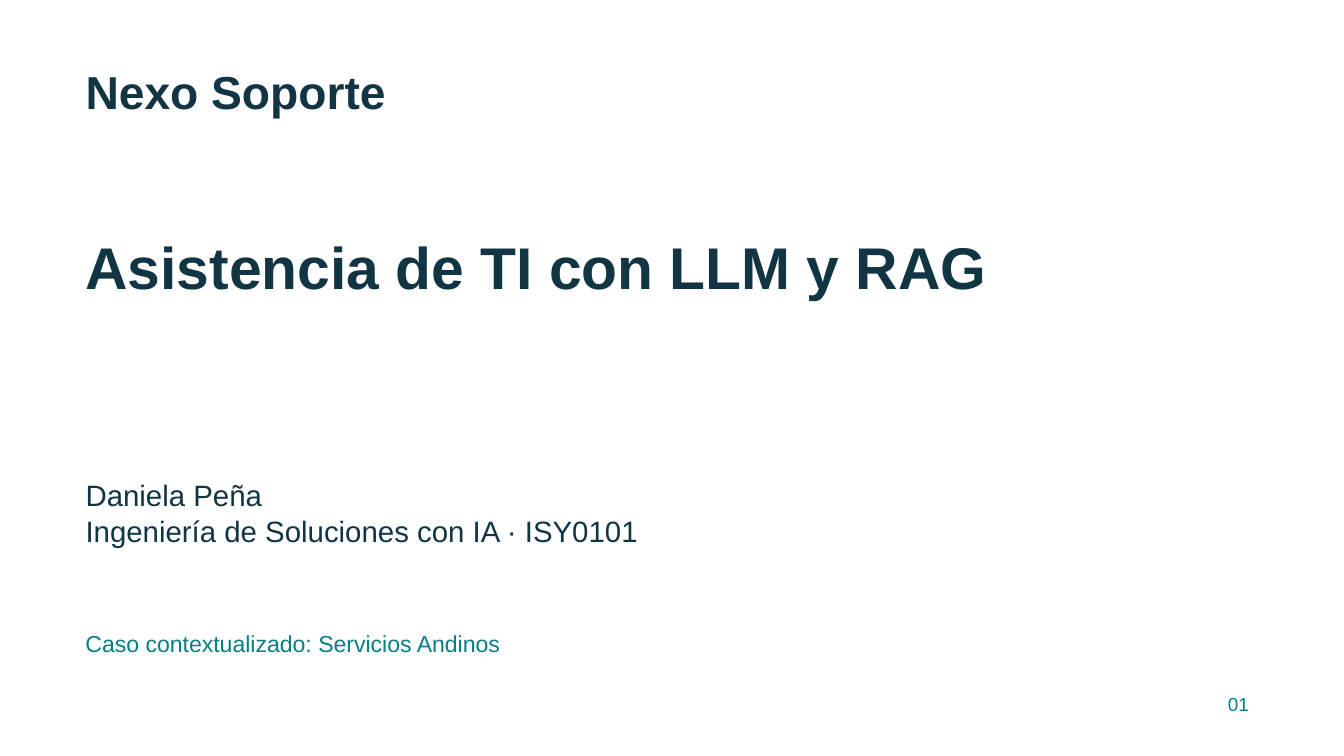
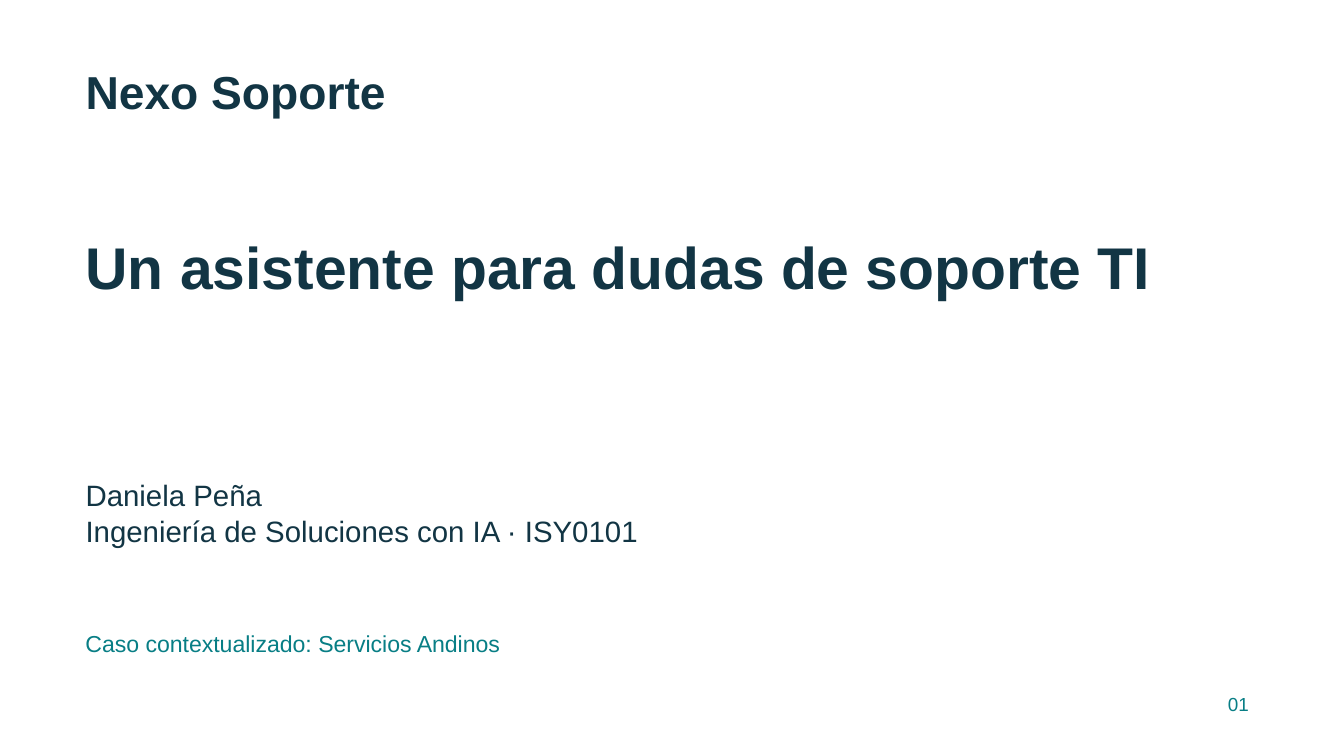
Before and after one commit to Danipez/Nexo-Soporte, a slide deck: slide 1 of entregables/presentacion.pptx. Drawn at 1344x756 pixels with LibreOffice and Linux fonts; fonts in the diff are those of the drawing. Boxes give left, top, right and bottom in pixels: in the first picture for what was removed or moved away, otherwise in the second. Text is boxed around its words. In the diff, an @@ line names an element or a change of style, - is before the commit and + after.

```diff
--- a/entregables/presentacion.pptx
+++ b/entregables/presentacion.pptx
@@ text at (x1=86, y1=246, x2=1150, y2=300): text changed @@
-Asistencia de TI con LLM y RAG
+Un asistente para dudas de soporte TI
```
Also in this commit, not shown: 6 other slides changed, 24 other files.
